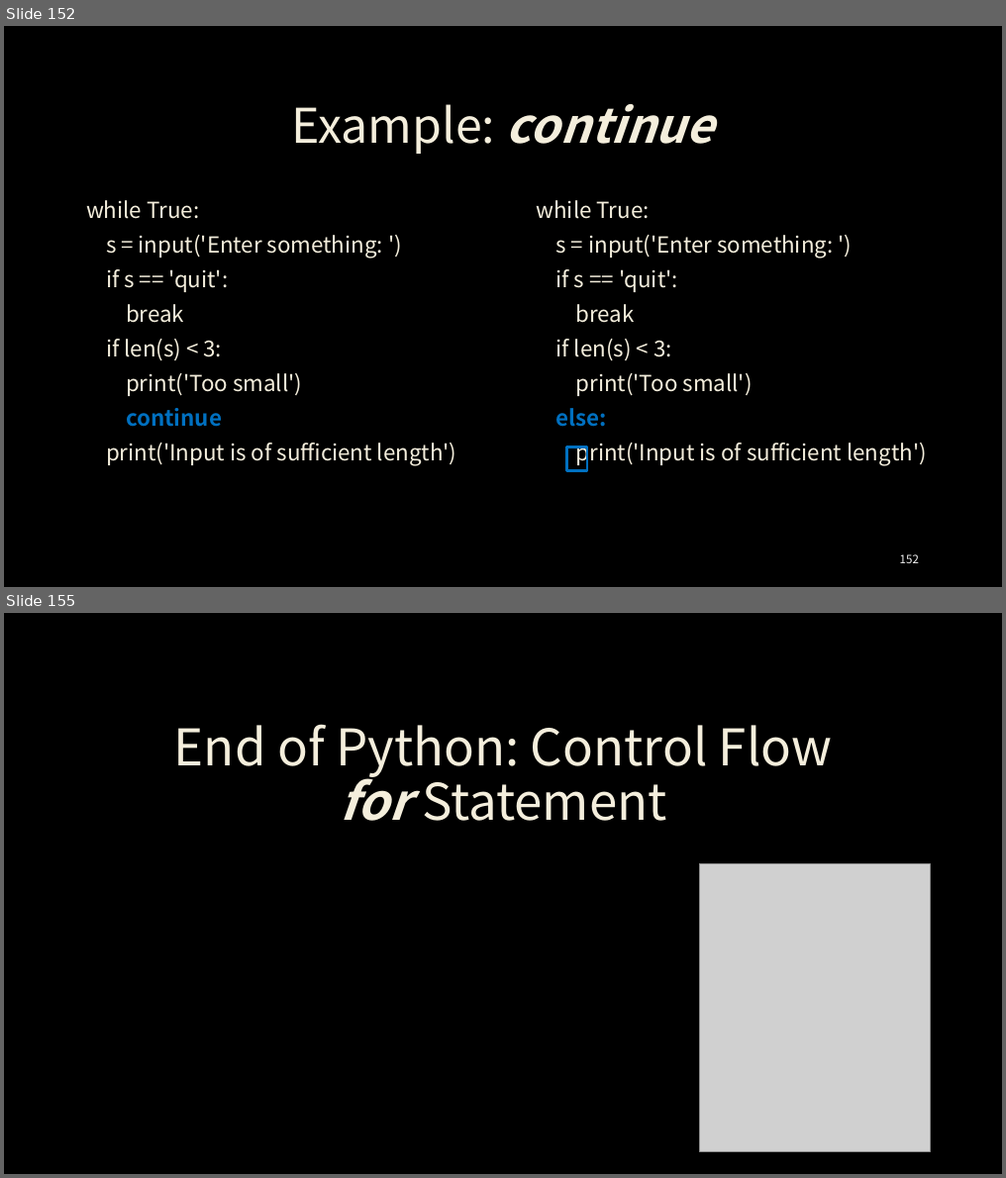
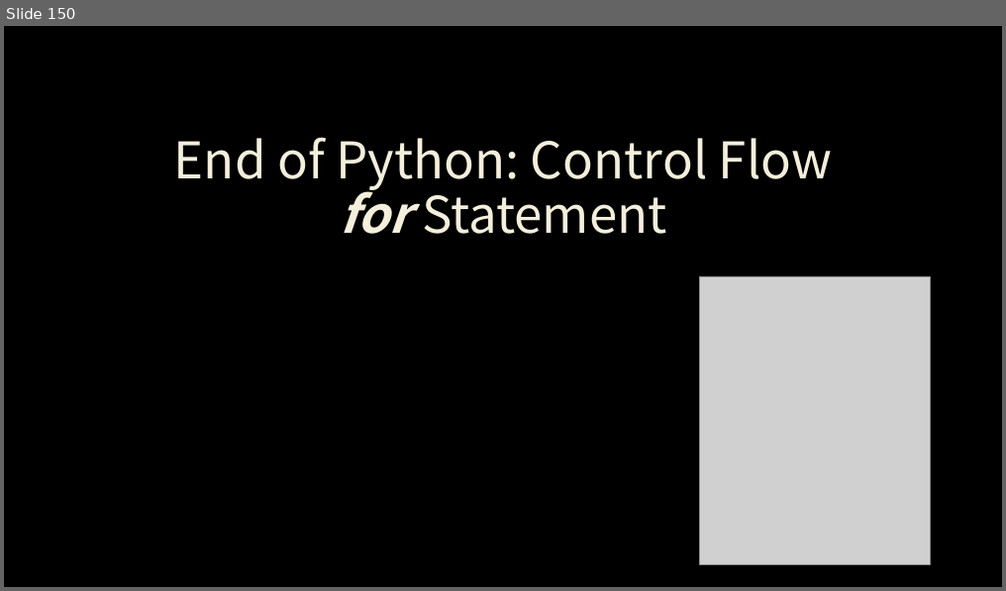
Before and after one commit to ancestor9/24_python-programimming-1, a slide deck: week4_5/week_04_Control Flow-for Statement.pptx. Shown one above the other, each under a label of ours: slides 152 and 155 before the commit, slide 150 after it; the slides between them are not shown. The pictures are 1006x1178 and 1006x591 pixels, drawn with LibreOffice and Linux fonts; fonts in the diff are those of the drawing; grey boxes stand for pictures; background and template pictures are left out. Boxes give left, top, right and bottom in pixels: in the first picture for what was removed or moved away, otherwise in the second. Text is boxed around its words. In the diff, an @@ line names an element or a change of style, - is before the commit and + after.

```diff
--- a/week4_5/week_04_Control Flow-for Statement.pptx
+++ b/week4_5/week_04_Control Flow-for Statement.pptx
@@ slide 152 removed at box(4, 26, 1002, 587), background picture (left out) @@
@@ title removed at box(291, 104, 714, 154) @@
-Example: continue
@@ text removed at box(86, 200, 457, 466) @@
-while True:
-s = input('Enter something: ')
-if s == 'quit':
-break
-if len(s) < 3:
-print('Too small')
-continue
-print('Input is of sufficient length')
@@ text removed at box(537, 200, 927, 466) @@
-while True:
-s = input('Enter something: ')
-if s == 'quit':
-break
-if len(s) < 3:
-print('Too small')
-else:
-print('Input is of sufficient length')
@@ rectangle removed at box(567, 448, 587, 471) @@
@@ page number removed at box(900, 555, 919, 564) @@
-152
@@ what was slide 155 is now slide 150 @@
```
Also in this commit, not shown: 4 slides changed, 4 other slides removed.
